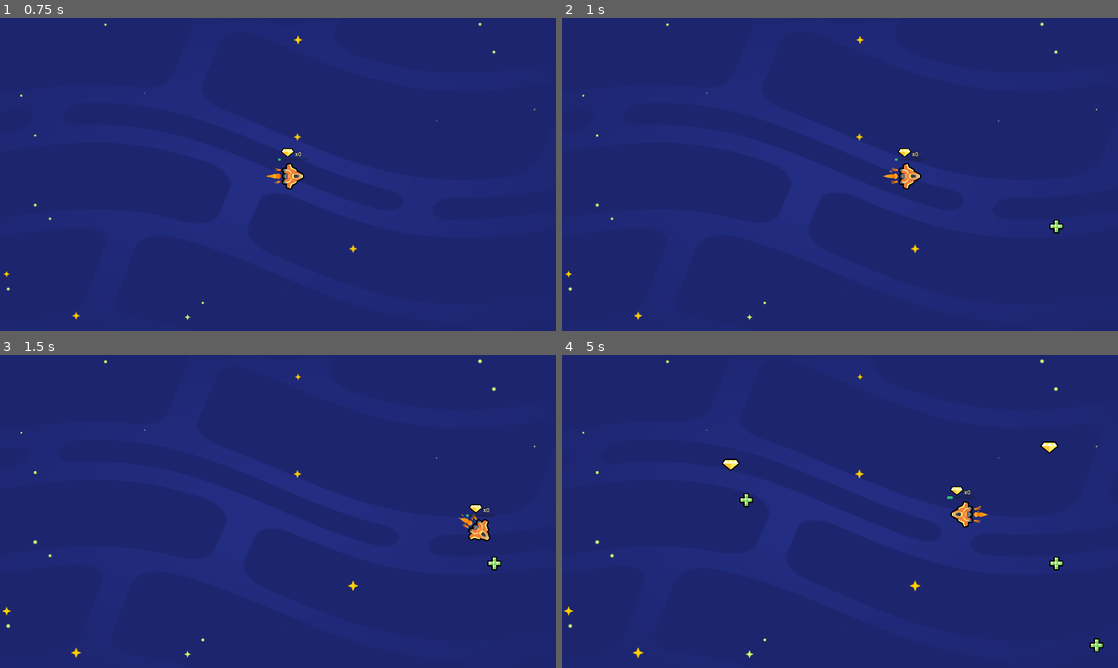
Above: before the commit, frames 1-4 (two rows, left to right).
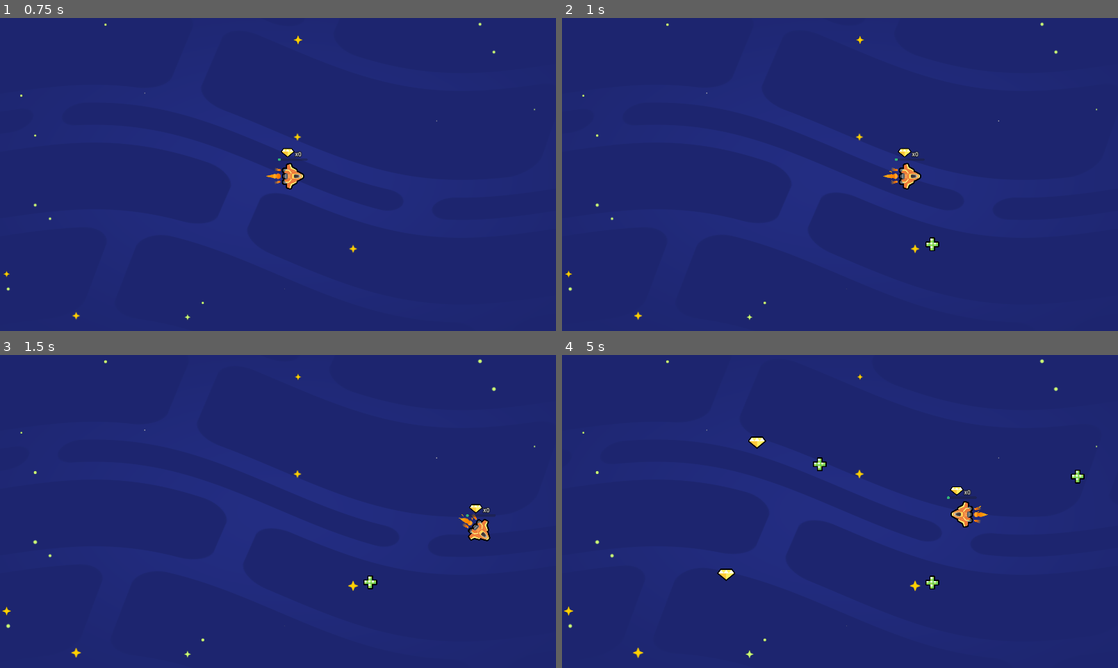
Above: after the commit, the same moments.

Repository: raweggyolk/2d-GameDev-Course
Game: Godot game, scene res://lessons/space_level.tscn
Two runs of this game, one before a commit and one after it. Both use one fixed random seed, a clock stepped at 60 frames per second and the inputs below.
Inputs:
- Up to frame 1 (0.75 s): hold D (move_right) from 0.53 s (still down)
- Up to frame 2 (1 s): keep holding D (move_right)
- Up to frame 3 (1.5 s): release D (move_right) at 1.28 s; hold S (move_down) from 1.28 s (still down)
- Up to frame 4 (5 s): release S (move_down) at 2.03 s; hold D (move_right) 2.03-2.78 s; hold W (move_up) 2.78-3.53 s; hold A (move_left) from 3.53 s (still down)

Frame 1 is identical in both runs. In frame 2, 0.1% of the frame differs, in the area x 65-91%, y 64-75%; in frame 3, 0.1%; in frame 4, 0.8%, in the area x 27-98%, y 26-95%.
Error before the commit: Parse Error: Identifier "sprite_2d" not declared in the current scope. (res://item.gd:11)

Commit message:
L10: Make The Items Float

Diff:
--- a/05.loot_it_all_workbook/item.gd
+++ b/05.loot_it_all_workbook/item.gd
@@ -4,11 +4,20 @@
 # Called when the node enters the scene tree for the first time.
 func _ready() -> void:
 	area_entered.connect(_on_area_entered)
+	play_floating_animation()
+
+
+
+func play_floating_animation() -> void:
 	var tween := create_tween()
-	var sprite2d := get_node("Sprite2D")
-	var target_position := Vector2(500, 400)
-	var animation_duration := 2.0
-	tween.tween_property(sprite_2d, "position", target_position, animation_duration)
+	var sprite_2d := get_node("Sprite2D")
+	var position_offset := Vector2(0.0, 4.0)
+	var duration := randf_range(0.8, 1.2)
+	tween.set_trans(Tween.TRANS_SINE)
+	sprite_2d.position.y = -1.0 * position_offset.y
+	tween.tween_property(sprite_2d, "position", position_offset, duration)
+	tween.tween_property(sprite_2d, "position",  -1.0 * position_offset, duration)
+	tween.set_loops()
 
 
 # Called every frame. 'delta' is the elapsed time since the previous frame.
